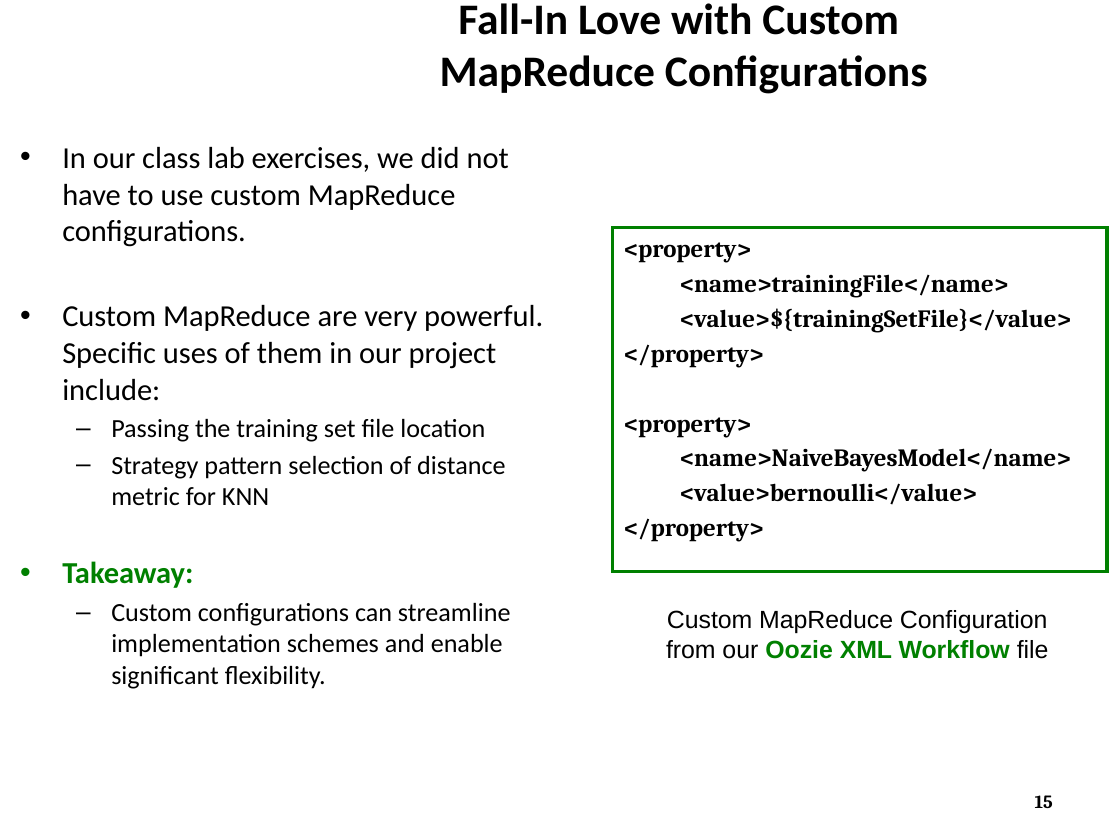
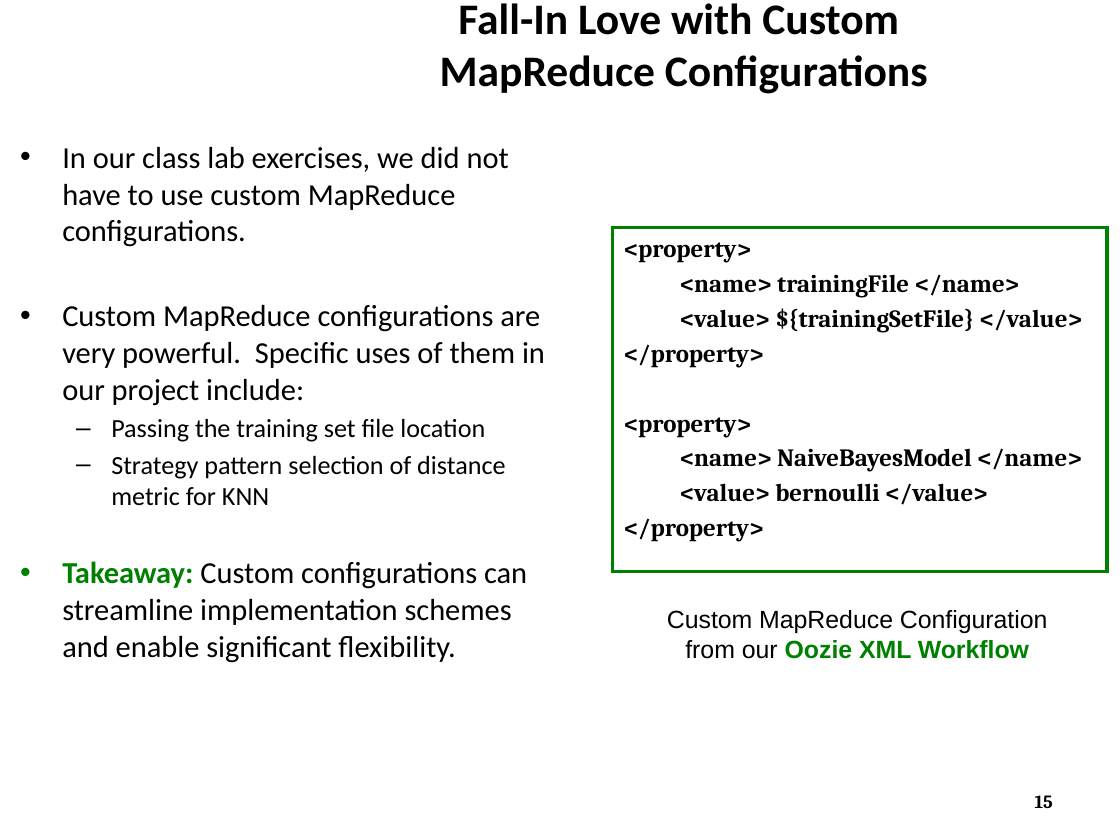
Before and after one commit to ZaydH/CS286_Project, a slide deck: slide 15 of Presentation/CS286 - Ensemble Classifier on AWS.pptx. Drawn at 1120x840 pixels with LibreOffice and Linux fonts; fonts in the diff are those of the drawing; background and template pictures are left out. Boxes give left, top, right and bottom in pixels: in the first picture for what was removed or moved away, otherwise in the second. Text is boxed around its words. In the diff, an @@ line names an element or a change of style, - is before the commit and + after.

```diff
--- a/Presentation/CS286 - Ensemble Classifier on AWS.pptx
+++ b/Presentation/CS286 - Ensemble Classifier on AWS.pptx
@@ text at <box>680,274,1082,333</box>: spaces changed @@
-<name>trainingFile</name>
-<value>${trainingSetFile}</value>
+<name> trainingFile </name>
+<value> ${trainingSetFile} </value>
@@ text at <box>62,305,545,406</box>: text changed @@
-• Custom MapReduce are very powerful. Specific uses of them in our project include:
+• Custom MapReduce configurations are very powerful. Specific uses of them in our project include:
@@ text at <box>680,448,1082,505</box>: spaces changed @@
-<name>NaiveBayesModel</name>
-<value>bernoulli</value>
+<name> NaiveBayesModel </name>
+<value> bernoulli </value>
@@ text at <box>62,561,527,663</box>: text changed; size 16.8 to 19.6 pt @@
-• Takeaway:
-  – Custom configurations can streamline implementation schemes and enable significant flexibility.
+• Takeaway: Custom configurations can streamline implementation schemes and enable significant flexibility.
@@ text at <box>685,640,1029,659</box>: text changed @@
-from our Oozie XML Workflow file
+from our Oozie XML Workflow
```
Also in this commit, not shown: 5 other slides changed, 1 other file.
